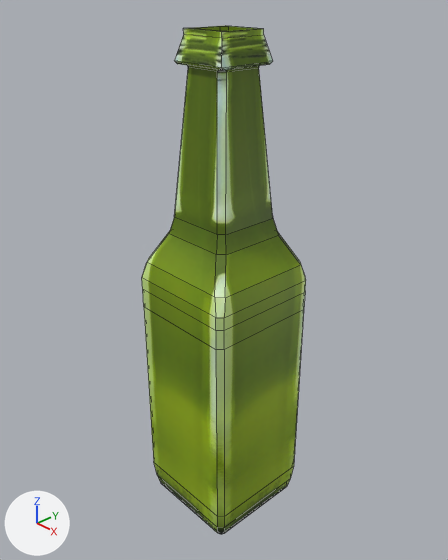
The Blender file Assets/Models/Textured Models/beer bottle textured.blend, before and after one commit.
Camera for both pictures: a 50 mm camera at (4.56, -4.34, 3.33) aimed at (-0.07, -0.05, 0.21). Arrows for +X, +Y and +Z are at lower left; the lights stay in place. Mesh edges are drawn as thin lines.

Before the edit, the objects in view are built like this:
```python
me_cube = bpy.data.meshes.new('Cube')
me_cube.from_pydata(...)  # 268 vertices, 274 faces; spans x -1.0..1.0, y -1.0..1.0, z -1.27..3.24
me_cube.materials.append(mat_beer_bottle_green)  # picture img_beer_bottle_green_jpg
ob_cube = bpy.data.objects.new('Cube', me_cube)
ob_cube.location = (0.0, -0.12, -1.23)
ob_cube.scale = (0.671, 0.671, 1.26)
```
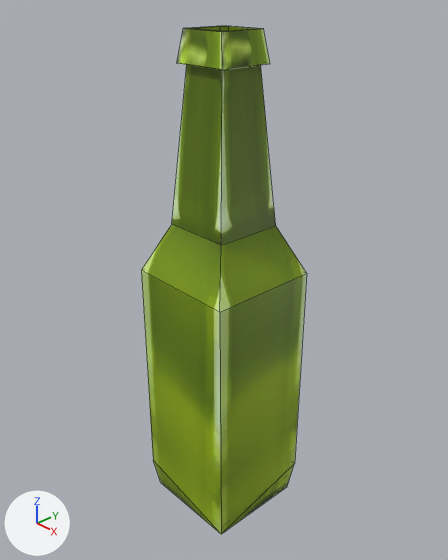
Changed parts and their boxes [x1, y1, x2, y2] in the pictures (448 x 560 px):
'Cube', modifiers changed
    before: [142, 26, 306, 534]
    after: [141, 26, 307, 534]

The change, as a list of edits to the scene's bpy script:
```text
Change ob_cube:
    add _m = ob_cube.modifiers.new('Decimate', 'DECIMATE')
    add _m.ratio = 0.571
```
